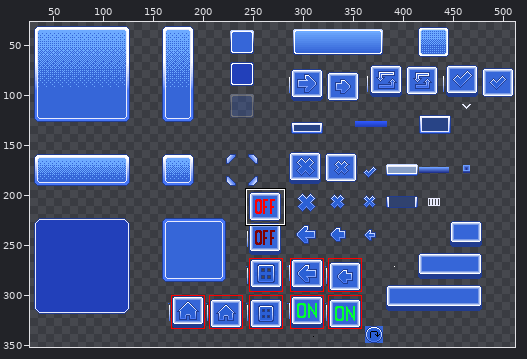
Two states of a sprite sheet, Assets/UI/images/gui_gradient.png. Above, an overview of the earlier version with the close-up marked.
Close-up. Old version:
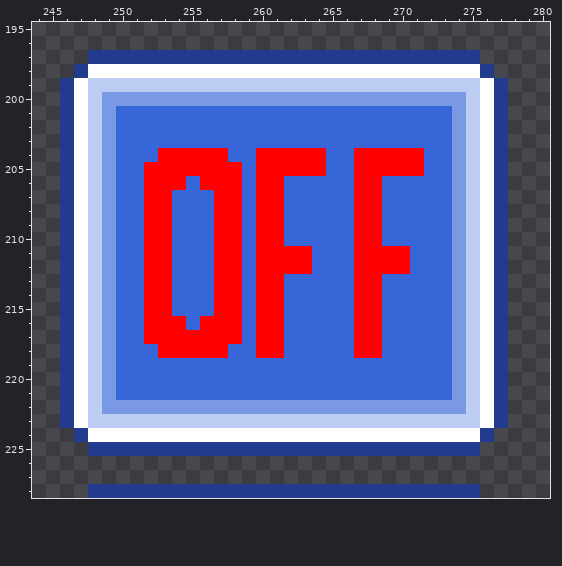
The file is 512x352 pixels. Colours within 5 levels of each other are drawn and written as one. Shown: x 244..280, y 195..228. The wide view leaves out empty margins.
Now the later version:
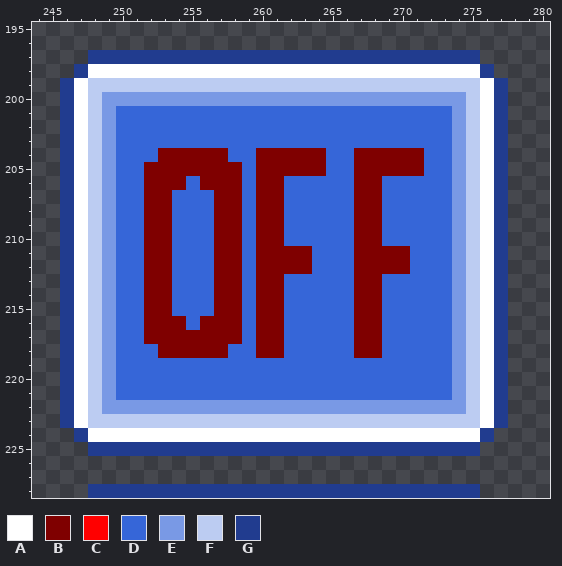
Palette (. is transparent): A #ffffff  B #7f0000  C #ff0000  D #3666d8  E #7999e5  F #bcccf2  G #213c8f
Changes in this commit:
@@ x 250..273 @@
 203 DDDDDDDDDDDDDDDDDDDDDDDD
-204 DDDCCCCCDDCCCCCDDCCCCCDD
-205 DDCCCCCCCDCCCCCDDCCCCCDD
-206 DDCCCDCCCDCCDDDDDCCDDDDD
-207 DDCCDDDCCDCCDDDDDCCDDDDD
-208 DDCCDDDCCDCCDDDDDCCDDDDD
-209 DDCCDDDCCDCCDDDDDCCDDDDD
-210 DDCCDDDCCDCCDDDDDCCDDDDD
-211 DDCCDDDCCDCCCCDDDCCCCDDD
-212 DDCCDDDCCDCCCCDDDCCCCDDD
-213 DDCCDDDCCDCCDDDDDCCDDDDD
-214 DDCCDDDCCDCCDDDDDCCDDDDD
-215 DDCCDDDCCDCCDDDDDCCDDDDD
-216 DDCCCDCCCDCCDDDDDCCDDDDD
-217 DDCCCCCCCDCCDDDDDCCDDDDD
-218 DDDCCCCCDDCCDDDDDCCDDDDD
+204 DDDBBBBBDDBBBBBDDBBBBBDD
+205 DDBBBBBBBDBBBBBDDBBBBBDD
+206 DDBBBDBBBDBBDDDDDBBDDDDD
+207 DDBBDDDBBDBBDDDDDBBDDDDD
+208 DDBBDDDBBDBBDDDDDBBDDDDD
+209 DDBBDDDBBDBBDDDDDBBDDDDD
+210 DDBBDDDBBDBBDDDDDBBDDDDD
+211 DDBBDDDBBDBBBBDDDBBBBDDD
+212 DDBBDDDBBDBBBBDDDBBBBDDD
+213 DDBBDDDBBDBBDDDDDBBDDDDD
+214 DDBBDDDBBDBBDDDDDBBDDDDD
+215 DDBBDDDBBDBBDDDDDBBDDDDD
+216 DDBBBDBBBDBBDDDDDBBDDDDD
+217 DDBBBBBBBDBBDDDDDBBDDDDD
+218 DDDBBBBBDDBBDDDDDBBDDDDD
 219 DDDDDDDDDDDDDDDDDDDDDDDD
